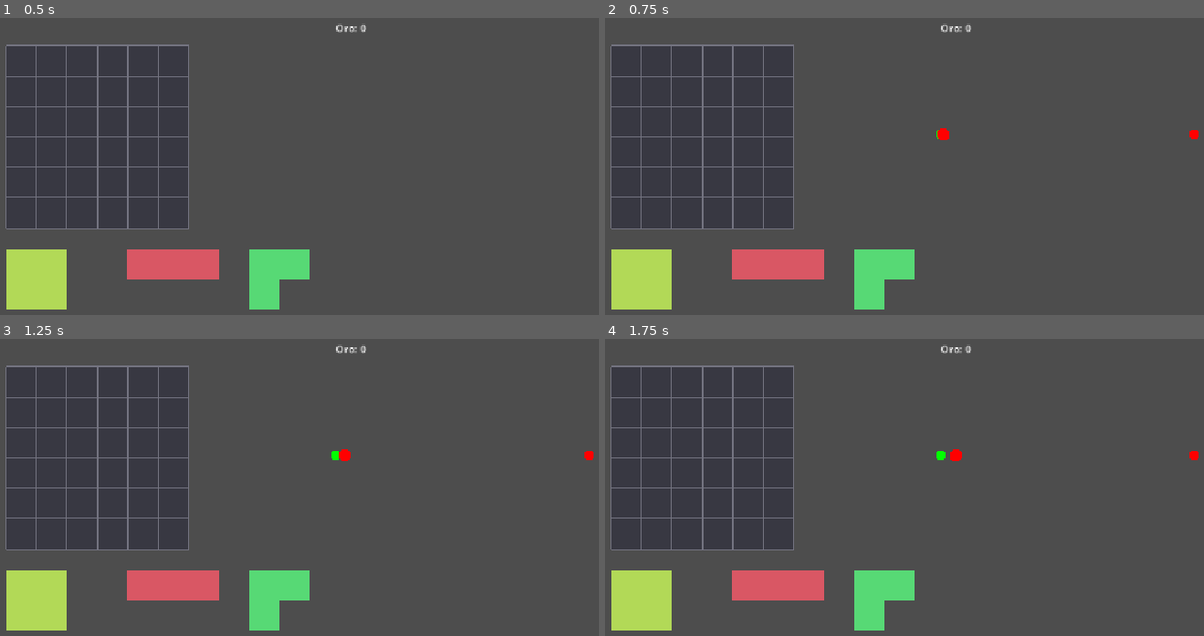
Above: before the commit, frames 1-4 (two rows, left to right).
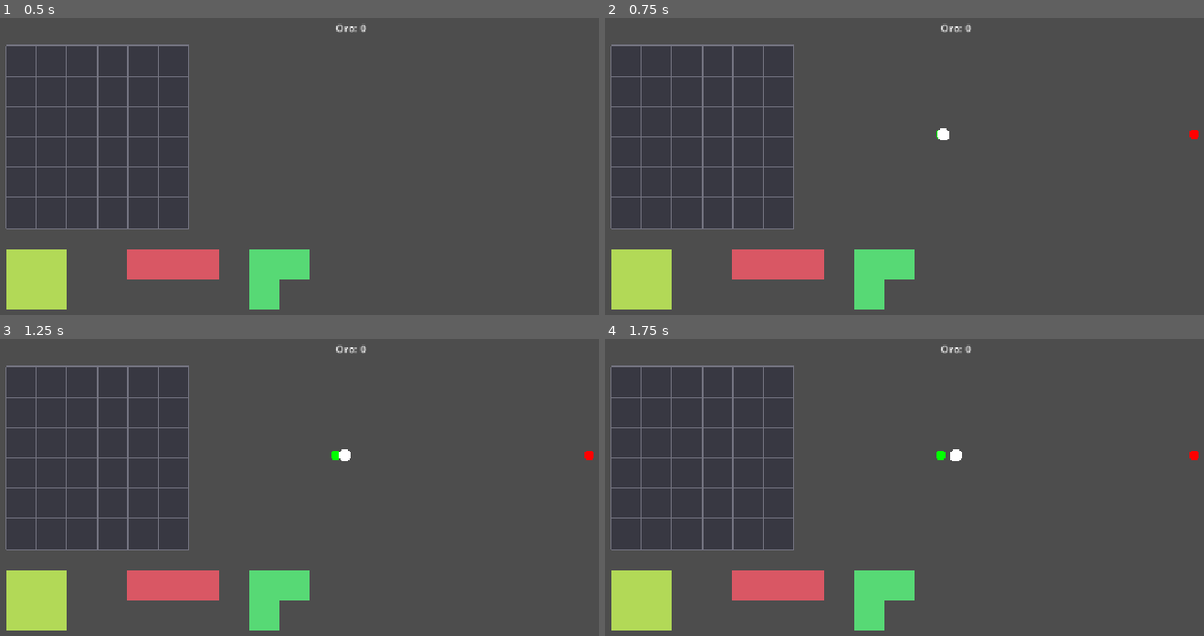
Above: after the commit, the same moments.

Repository: MauricioRodCar/InventoryDefense
Game: Godot game, scene res://scenes/main/main.tscn
Same seed, same stepped clock (60 frames per second), same inputs: the game is played once before the commit and once after it.
Inputs (mouse positions are in pixels of both pictures, inside the frame that each line leads up to):
- Up to frame 1 (0.5 s): no input
- Up to frame 2 (0.75 s): tap Enter (ui_accept) at 0.5 s; move the mouse to (1084, 193) at 0.52 s; click (1084, 193) at 0.67 s
- Up to frame 3 (1.25 s): tap Enter (ui_accept) at 0.77 s
- Up to frame 4 (1.75 s): tap Enter (ui_accept) at 1.25 s; drag from (778, 555) to (886, 615) at 1.27 s

Frame 1 is identical in both runs. In frame 2, less than 0.1% of the frame differs, in the area x 55-58%, y 37-42%; in frame 3, less than 0.1%; in frame 4, less than 0.1%.

Commit message:
fix(battle): usar blanco como color base de EnemyView para mas contraste
El rojo oscurecido por vida dejaba muy poco contraste contra los colores
de efecto de estado (sobre todo el violeta de veneno), incluso con el peso
de mezcla ya subido a 0.8. Pedido directo tras probarlo en el editor.

Co-Authored-By: Claude Sonnet 5 <noreply@anthropic.com>

Diff:
--- a/Scripts/UI/Battle/enemy_view.gd
+++ b/Scripts/UI/Battle/enemy_view.gd
@@ -6,6 +6,12 @@
 ## decide cuándo y con qué datos actualizarla (ver BattleView.sync()).
 
 const _RADIUS: float = 10.0
+
+## Color base blanco (oscurecido hacia negro según la vida restante): da el
+## mayor contraste posible contra los colores de efecto de estado de abajo.
+## Antes era rojo, pero un rojo oscurecido por vida ya se acercaba tanto a
+## los colores de efecto que la mezcla no se distinguía en el juego real.
+const _BASE_COLOR := Color.WHITE
 
 ## Color por efecto de estado, resuelto acá y no en el dominio: mismo
 ## criterio que InventoryPiece.type_id (el dominio expone un id, la vista
@@ -28,12 +34,10 @@
 	_active_status_effect_ids = active_status_effect_ids
 	queue_redraw()
 
-## Peso de la mezcla hacia el color de efecto de estado: alto a propósito.
-## Con un lerp al 50% el resultado contra el rojo base queda demasiado cerca
-## del rojo (el violeta de veneno, en particular, se lee como rosado/rojizo,
-## no como violeta) — no se distingue en el juego real aunque matemáticamente
-## "hay mezcla". 0.8 deja dominar el color del efecto sin perder del todo el
-## oscurecimiento por vida.
+## Peso de la mezcla hacia el color de efecto de estado: alto a propósito,
+## para que domine sobre el color base sin perder del todo el oscurecimiento
+## por vida. Se subió de 0.5 a 0.8 porque una mezcla a partes iguales no se
+## distinguía en el juego real.
 const _STATUS_EFFECT_COLOR_WEIGHT: float = 0.8
 
 ## Placeholder simple: si hay varios efectos activos a la vez, se mezcla el
@@ -43,7 +47,7 @@
 ## por qué Artillero se quedó sin efecto de estado para no tener que resolver
 ## esto con más de uno a la vez sobre el mismo enemigo).
 func _draw() -> void:
-	var color := Color.RED.lerp(Color.BLACK, 1.0 - _health_ratio)
+	var color := _BASE_COLOR.lerp(Color.BLACK, 1.0 - _health_ratio)
 	for status_effect_id in _active_status_effect_ids:
 		if _COLOR_BY_STATUS_EFFECT_ID.has(status_effect_id):
 			color = color.lerp(_COLOR_BY_STATUS_EFFECT_ID[status_effect_id], _STATUS_EFFECT_COLOR_WEIGHT)
Not shown, changed: README.md
